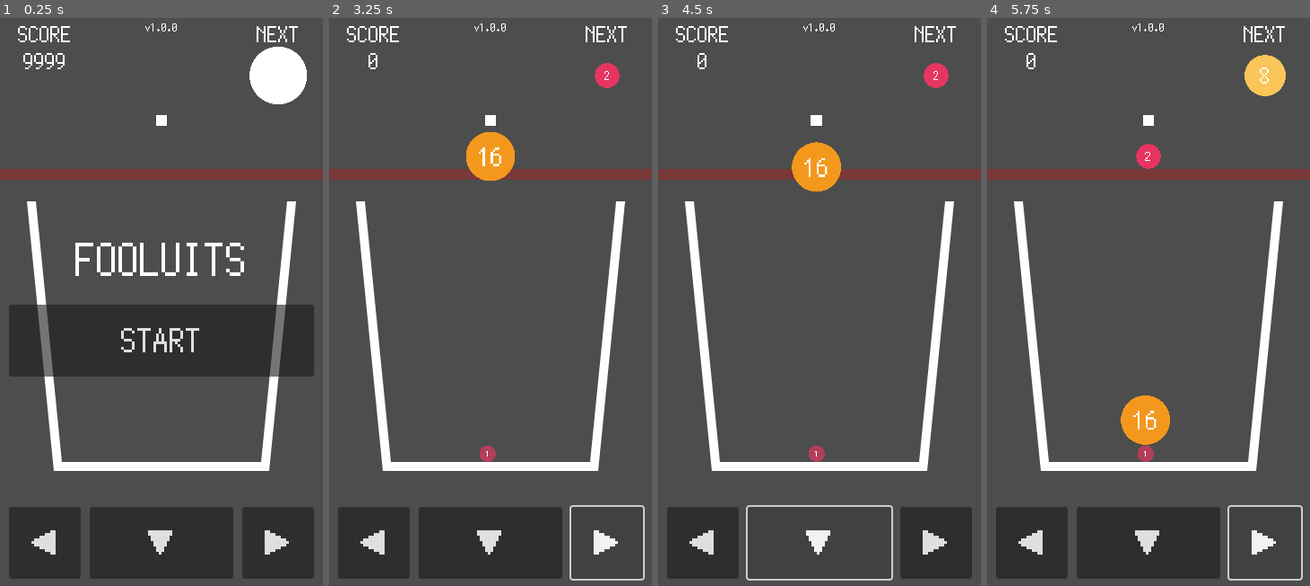
Above: before the commit, frames 1-4 (left to right).
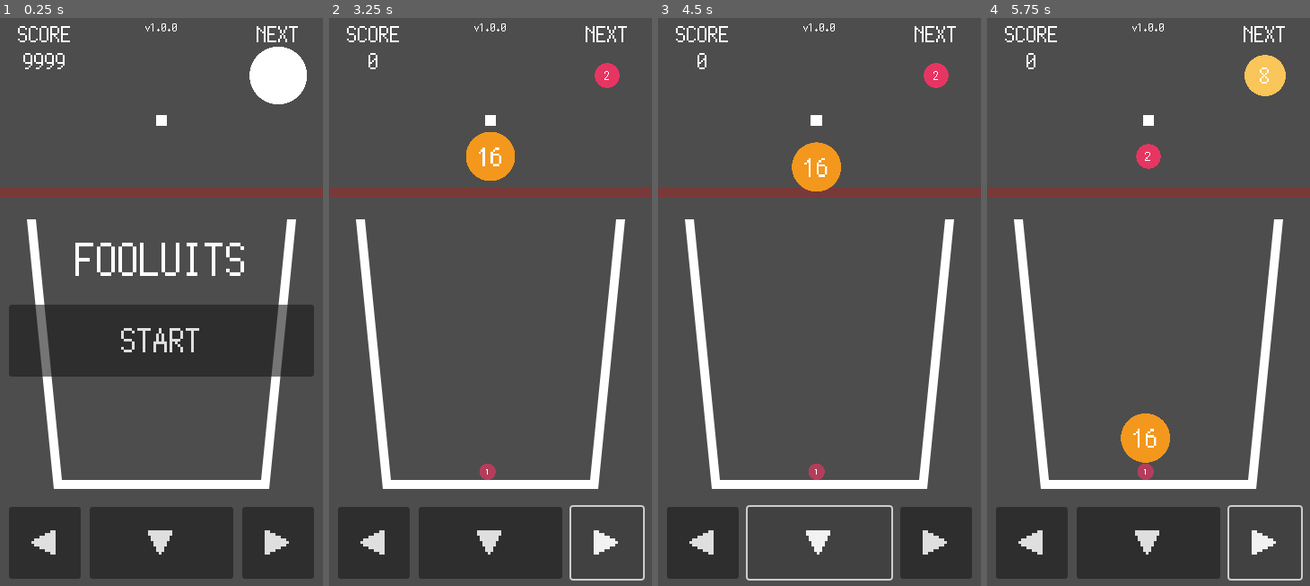
Above: after the commit, the same moments.

Repository: kamikoloss/fruits-puzzle
Game: Godot game, scene res://scenes/main.tscn
Same seed, same stepped clock (60 frames per second), same inputs: the game is played once before the commit and once after it.
Inputs:
- Up to frame 1 (0.25 s): no input
- Up to frame 2 (3.25 s): click "START" at 0.5 s; click "◀" at 1.25 s; click "▼" at 2 s; click "▶" at 2.75 s
- Up to frame 3 (4.5 s): click "◀" at 3.5 s; click "▼" at 4.25 s
- Up to frame 4 (5.75 s): click "▶" at 5 s

The runs differ from the first frame. In frame 1, 7.4% of the frame differs, in the area x 0-100%, y 26-83%; in frame 2, 7.5%; in frame 3, 7.3%; in frame 4, 8.6%.

Commit message:
Bucket と DeadLine の位置を下げた

Diff:
--- a/scenes/main.tscn
+++ b/scenes/main.tscn
@@ -157,6 +157,7 @@
 script = ExtResource("2_hhelc")
 
 [node name="Bucket" type="Node2D" parent="Game"]
+position = Vector2(0, 20)
 
 [node name="StaticBody2D" type="StaticBody2D" parent="Game/Bucket"]
 position = Vector2(180, 360)
@@ -168,7 +169,7 @@
 polygon = PackedVector2Array(-139, -139, -110.1, 140, 110.1, 140, 139.1, -150, 150, -150, 150, -140, 148.9, -140, 120.9, 150, -121, 150, -121, 139, -150, -140.9, -150, -150, -139, -150)
 
 [node name="DeadLine" type="Node2D" parent="Game"]
-position = Vector2(180, 180)
+position = Vector2(180, 200)
 scale = Vector2(2, 0.05)
 
 [node name="Area2D" type="Area2D" parent="Game/DeadLine"]
